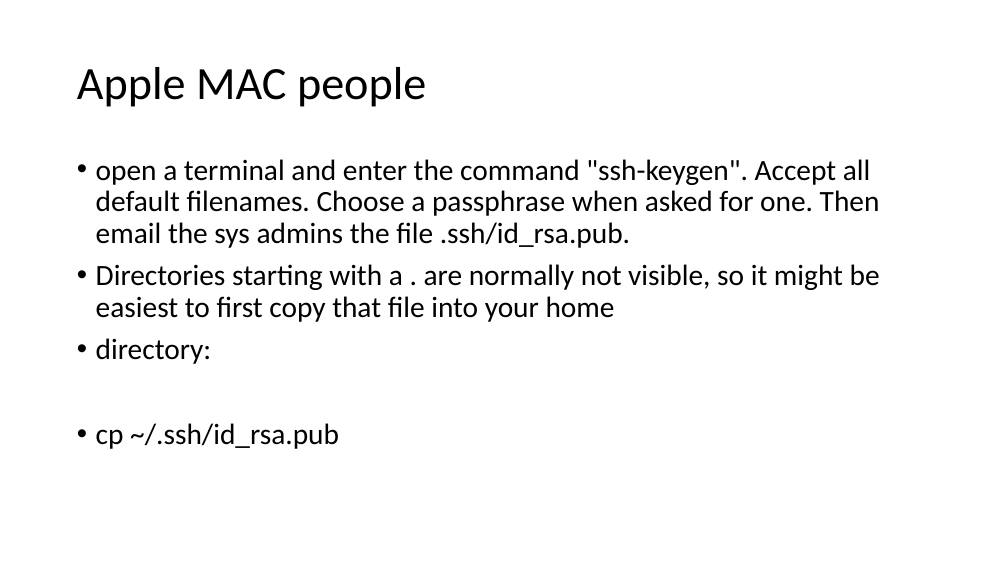
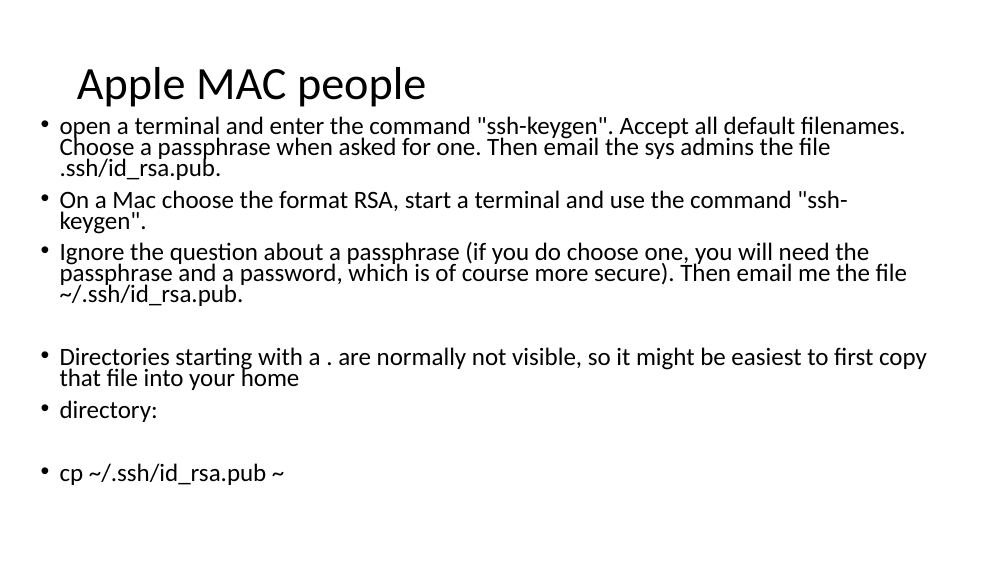
Before and after one commit to peterthorpe5/How_to_use_Kennedy_HPC, a slide deck: slide 5 of kenedy_getting_started-V1.pptx. Drawn at 1008x567 pixels with LibreOffice and Linux fonts; fonts in the diff are those of the drawing. Boxes give left, top, right and bottom in pixels: in the first picture for what was removed or moved away, otherwise in the second. Text is boxed around its words. In the diff, an @@ line names an element or a change of style, - is before the commit and + after.

```diff
--- a/kenedy_getting_started-V1.pptx
+++ b/kenedy_getting_started-V1.pptx
@@ text "open a terminal and enter ...": place and size @@
-text "open a terminal and enter ..." at (96, 159, 880, 449)
+text "open a terminal and enter ..." at (60, 116, 927, 485)
@@ text at (60, 116, 927, 422): size 28 to 23.8 pt in "open a terminal and enter the command ...", "Directories starting with a . are normally ...", "directory:"; line spacing 0.9 to 0.7 @@
@@ text at (60, 190, 907, 306): paragraphs added @@
+• On a Mac choose the format RSA, start a terminal and use the command "ssh-keygen".
+• Ignore the question about a passphrase (if you do choose one, you will need the passphrase and a password, which is of course more secure). Then email me the file ~/.ssh/id_rsa.pub.
@@ text at (60, 463, 267, 485): text changed; size 28 to 23.8 pt @@
-• cp ~/.ssh/id_rsa.pub
+• cp ~/.ssh/id_rsa.pub ~
```
Also in this commit, not shown: 6 other slides changed, 2 slides removed.
